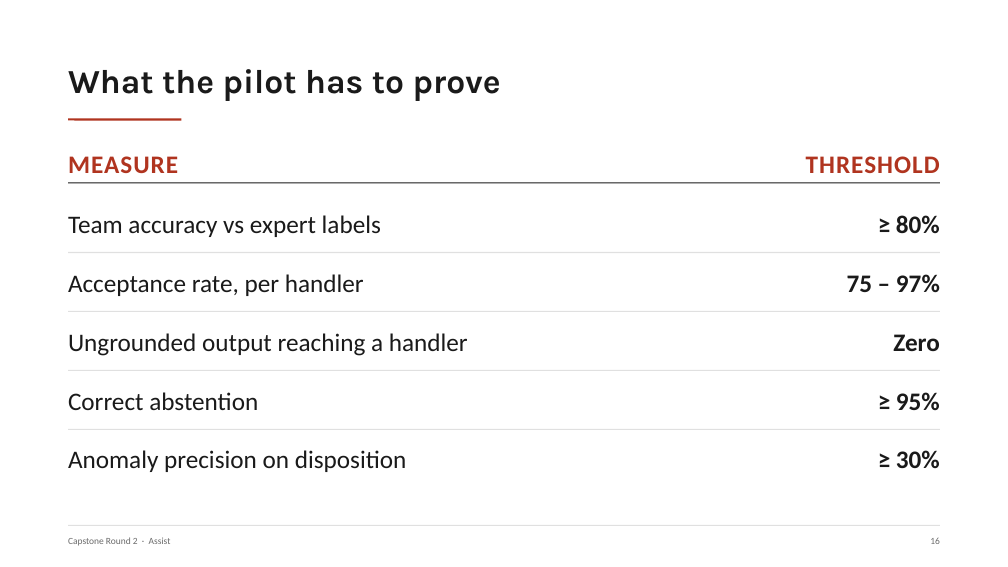
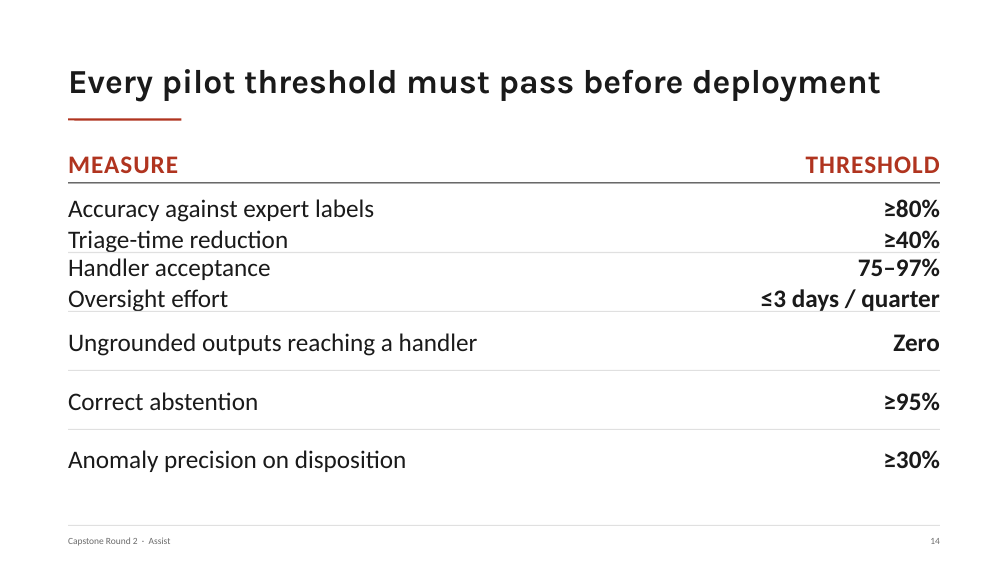
Before and after one commit to nyelugo/PROJECT-Capstone-AI-Consulting, a slide deck: slide 15 of presentation.pptx (slide 17 before the commit). Drawn at 1008x567 pixels with LibreOffice and Linux fonts; fonts in the diff are those of the drawing. Boxes give left, top, right and bottom in pixels: in the first picture for what was removed or moved away, otherwise in the second. Text is boxed around its words. In the diff, an @@ line names an element or a change of style, - is before the commit and + after.

```diff
--- a/presentation.pptx
+++ b/presentation.pptx
@@ text at [68,69,881,102]: text changed @@
-What the pilot has to prove
+Every pilot threshold must pass before deployment
@@ text at [68,199,374,252]: text changed @@
-Team accuracy vs expert labels
+Accuracy against expert labels
+Triage-time reduction
@@ text at [883,199,939,249]: text changed @@
-≥ 80%
+≥80%
+≥40%
@@ text at [68,258,271,311]: text changed @@
-Acceptance rate, per handler
+Handler acceptance
+Oversight effort
@@ text at [761,258,940,311]: text changed @@
-75 – 97%
+75–97%
+≤3 days / quarter
@@ text at [68,333,478,356]: text changed @@
-Ungrounded output reaching a handler
+Ungrounded outputs reaching a handler
@@ text at [883,392,939,411]: spaces changed @@
-≥ 95%
+≥95%
@@ text at [883,450,939,469]: spaces changed @@
-≥ 30%
+≥30%
```
Also in this commit, not shown: 10 other slides changed, 4 slides added, 7 slides removed, 1 other file.
